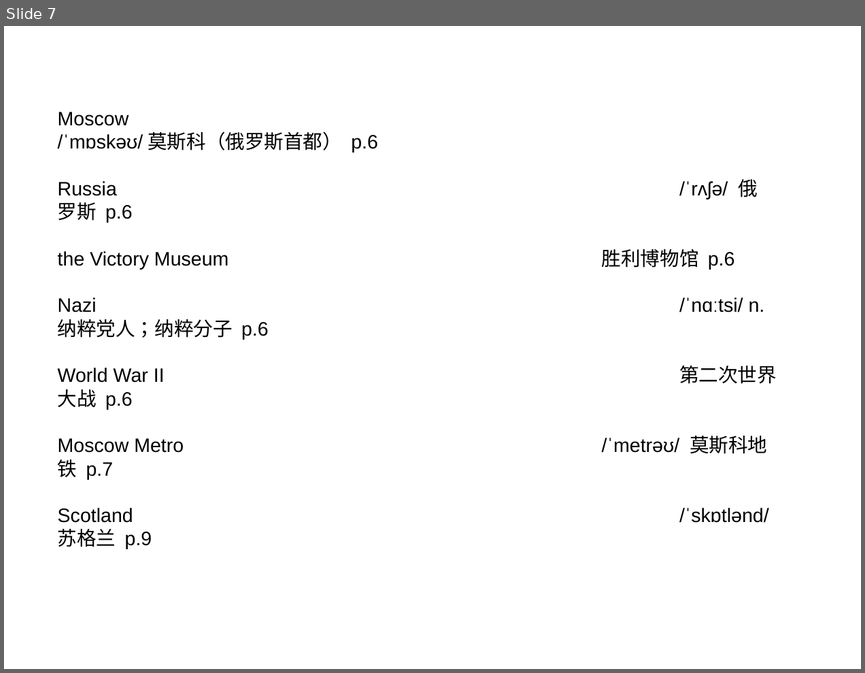
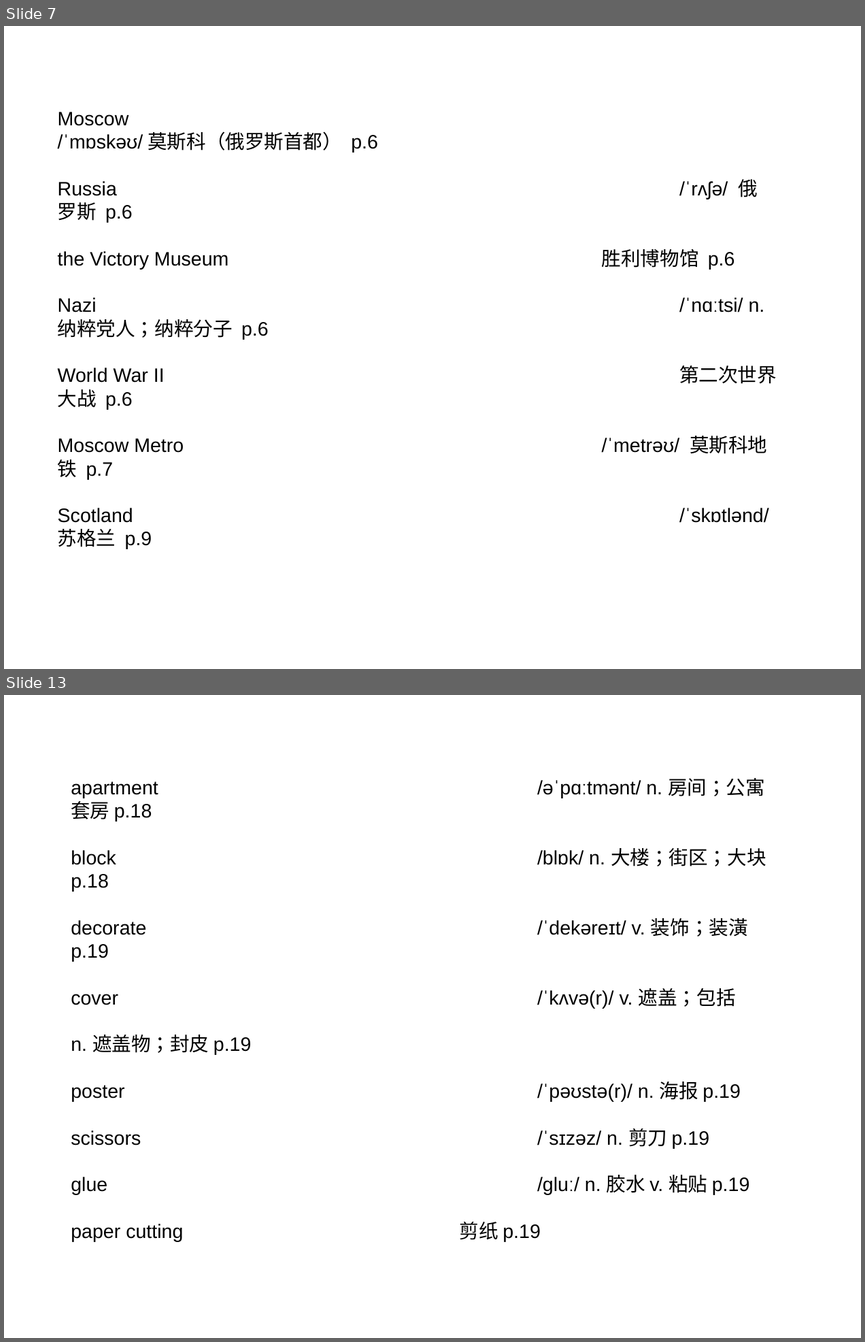
Before and after one commit to ericzhang/english-math, a slide deck: words/2025-8上-英语-人教版-书娅-words.odp. Shown one above the other, each under a label of ours: slide 7 before the commit, slides 7 and 13 after it; the slides between them are not shown. The pictures are 865x673 and 865x1342 pixels, drawn with LibreOffice and Linux fonts; fonts in the diff are those of the drawing. Boxes give left, top, right and bottom in pixels: in the first picture for what was removed or moved away, otherwise in the second. Text is boxed around its words. In the diff, an @@ line names an element or a change of style, - is before the commit and + after.

```diff
--- a/words/2025-8上-英语-人教版-书娅-words.odp
+++ b/words/2025-8上-英语-人教版-书娅-words.odp
@@ slide 13 added at <box>4,695,861,1338</box>, background #FFFFFF @@
@@ text added at <box>71,778,766,1241</box>, 18 pt, text #000000 @@
+apartment /əˈpɑːtmənt/ n. 房间；公寓套房 p.18
+block /blɒk/ n. 大楼；街区；大块 p.18
+decorate /ˈdekəreɪt/ v. 装饰；装潢 p.19
+cover /ˈkʌvə(r)/ v. 遮盖；包括
+n. 遮盖物；封皮 p.19
+poster /ˈpəʊstə(r)/ n. 海报 p.19
+scissors /ˈsɪzəz/ n. 剪刀 p.19
+glue /ɡluː/ n. 胶水 v. 粘贴 p.19
+paper cutting 剪纸 p.19
```
Also in this commit, not shown: 5 other slides added, 2 other files.
